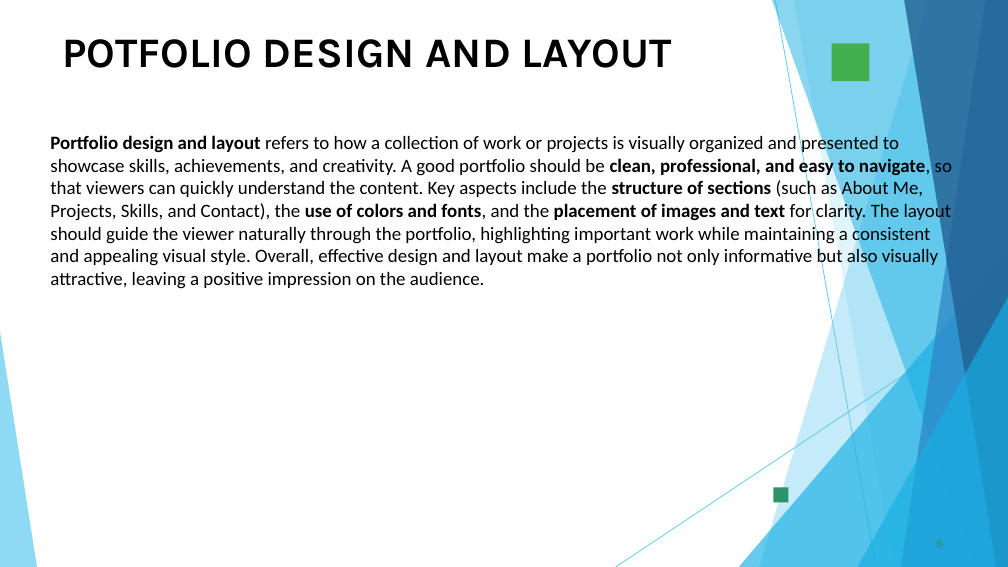
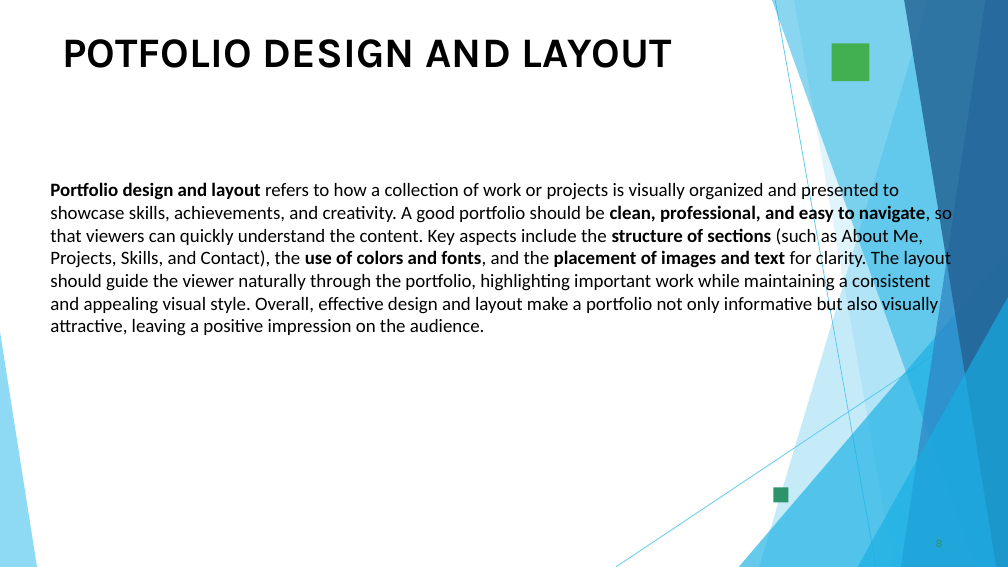
Before and after one commit to amithachu101-eng/nm, a slide deck: slide 8 of PPT FWD TNSDC 2025 (2) amith.pptx. Drawn at 1008x567 pixels with LibreOffice and Linux fonts; fonts in the diff are those of the drawing; background and template pictures are left out. Boxes give left, top, right and bottom in pixels: in the first picture for what was removed or moved away, otherwise in the second. Text is boxed around its words. In the diff, an @@ line names an element or a change of style, - is before the commit and + after.

```diff
--- a/PPT FWD TNSDC 2025 (2) amith.pptx
+++ b/PPT FWD TNSDC 2025 (2) amith.pptx
@@ text "Portfolio design and layout refers ...": place and size @@
-text "Portfolio design and layout refers ..." at (50, 133, 952, 289)
+text "Portfolio design and layout refers ..." at (50, 181, 952, 336)
```
Also in this commit, not shown: 2 other slides changed, 1 slide added, 1 slide removed.
